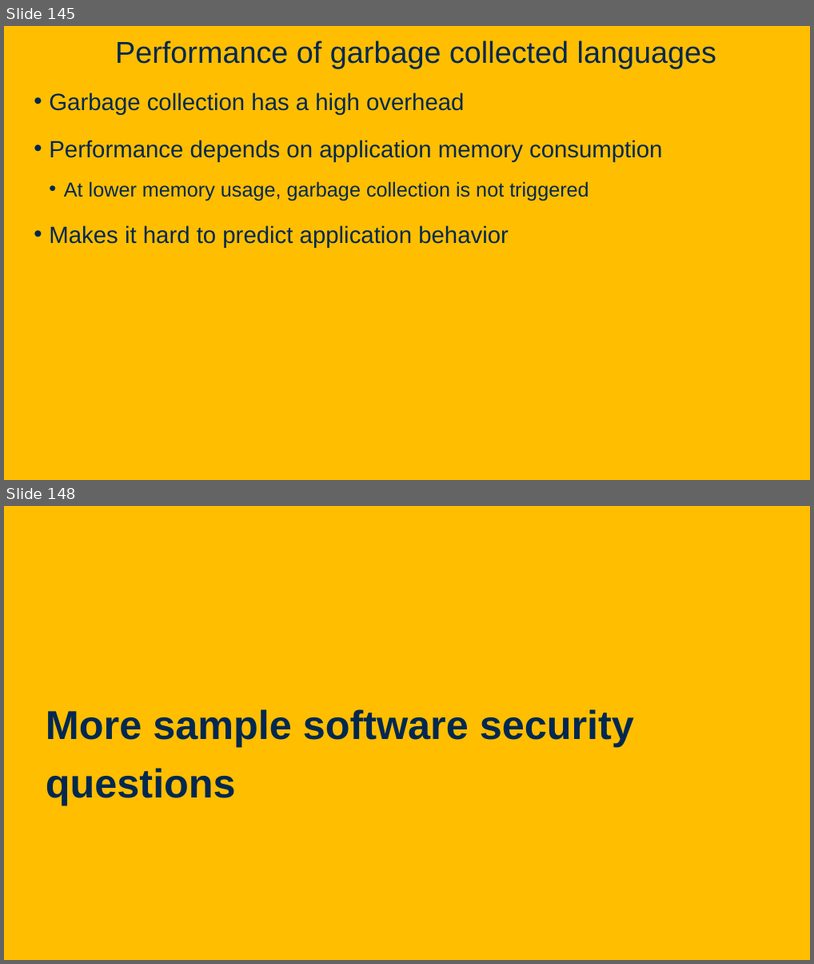
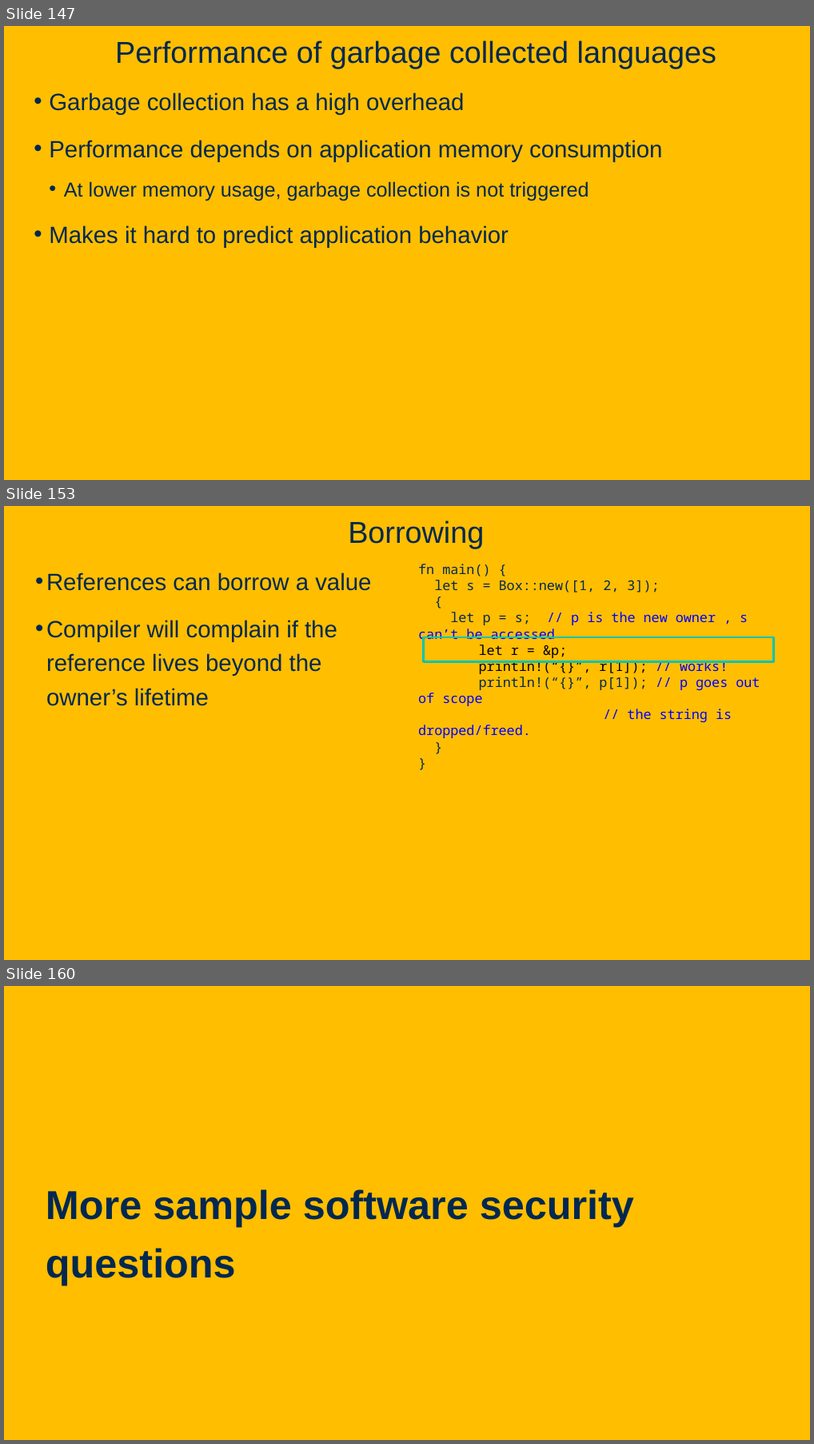
Before and after one commit to davsec-teaching/ecs160-f25, a slide deck: slides/9_software_security.pptx. Shown one above the other, each under a label of ours: slides 145 and 148 before the commit, slides 147, 153 and 160 after it; the slides between them are not shown. The pictures are 814x964 and 814x1444 pixels, drawn with LibreOffice and Linux fonts; fonts in the diff are those of the drawing; background and template pictures are left out. Boxes give left, top, right and bottom in pixels: in the first picture for what was removed or moved away, otherwise in the second. Text is boxed around its words. In the diff, an @@ line names an element or a change of style, - is before the commit and + after.

```diff
--- a/slides/9_software_security.pptx
+++ b/slides/9_software_security.pptx
@@ slide 153 added at [4,506,810,960], background picture (left out) @@
@@ title added at [348,520,484,548], 36 pt, text #022850 @@
+Borrowing
@@ text added at [46,572,371,706], 28 pt, text #022850 @@
+• References can borrow a value
+• Compiler will complain if the reference lives beyond the owner’s lifetime
@@ text added at [418,564,760,738], 16 pt, text #0000FF @@
+fn main() {
+let s = Box::new([1, 2, 3]);
+{
+let p = s; // p is the new owner , s can’t be accessed
+let r = &p;
+println!(“{}”, r[1]); // works!
+println!(“{}”, p[1]); // p goes out of scope
+// the string is dropped/freed.
+}
+}
@@ rectangle added at [423,637,774,662], outline #00C4B2 2.75 pt @@
@@ what was slide 145 is now slide 147 @@
@@ what was slide 148 is now slide 160 @@
```
Also in this commit, not shown: 1 slide changed, 12 other slides added, 1 slide removed.
